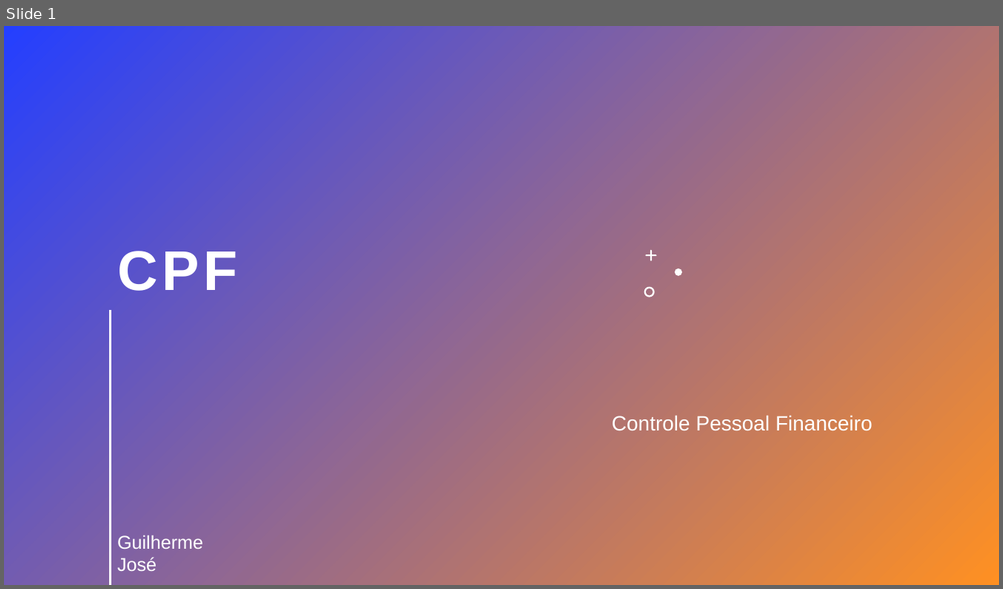
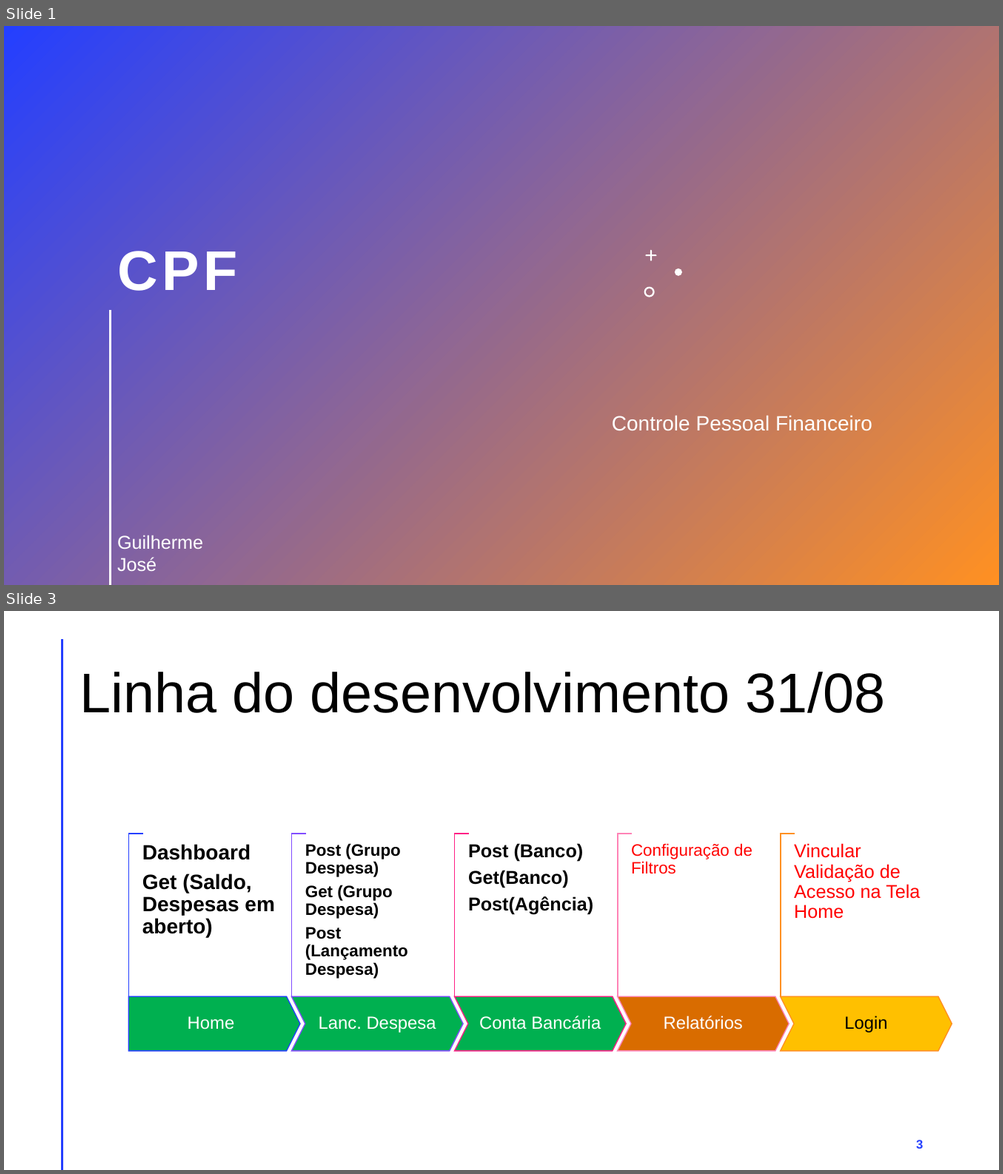
Before and after one commit to jwpires/ProjetoIntegradorSenac, a slide deck: OUTROS ARQUIVOS/apresentação 31-08.pptx. Shown one above the other, each under a label of ours: slide 1 before the commit, slides 1 and 3 after it; the slides between them are not shown. The pictures are 1003x589 and 1003x1174 pixels, drawn with LibreOffice and Linux fonts; fonts in the diff are those of the drawing. Boxes give left, top, right and bottom in pixels: in the first picture for what was removed or moved away, otherwise in the second. Text is boxed around its words. In the diff, an @@ line names an element or a change of style, - is before the commit and + after.

```diff
--- a/OUTROS ARQUIVOS/apresentação 31-08.pptx
+++ b/OUTROS ARQUIVOS/apresentação 31-08.pptx
@@ slide 3 added at (4, 611, 999, 1170), background #FFFFFF @@
@@ line added from (62, 640) to (62, 1170), #FF9022 2 pt @@
@@ title added at (79, 672, 885, 713), 54 pt, text #000000 @@
+Linha do desenvolvimento 31/08
@@ group added at (128, 834, 951, 1051): 10 texts, 5 corners, 4 chevrons, 1 pentagon arrow @@
+Home
+Dashboard
+Get (Saldo, Despesas em aberto)
+Lanc. Despesa
+Post (Grupo Despesa)
+Get (Grupo Despesa)
+Post (Lançamento Despesa)
+Conta Bancária
+Post (Banco)
+Get(Banco)
+Post(Agência)
+Relatórios
+Configuração de Filtros
+Login
+Vincular Validação de Acesso na Tela Home
@@ page number added at (916, 1140, 922, 1149), 12 pt, text #243FFF, bold @@
+3
```
Also in this commit, not shown: 1 slide changed.
